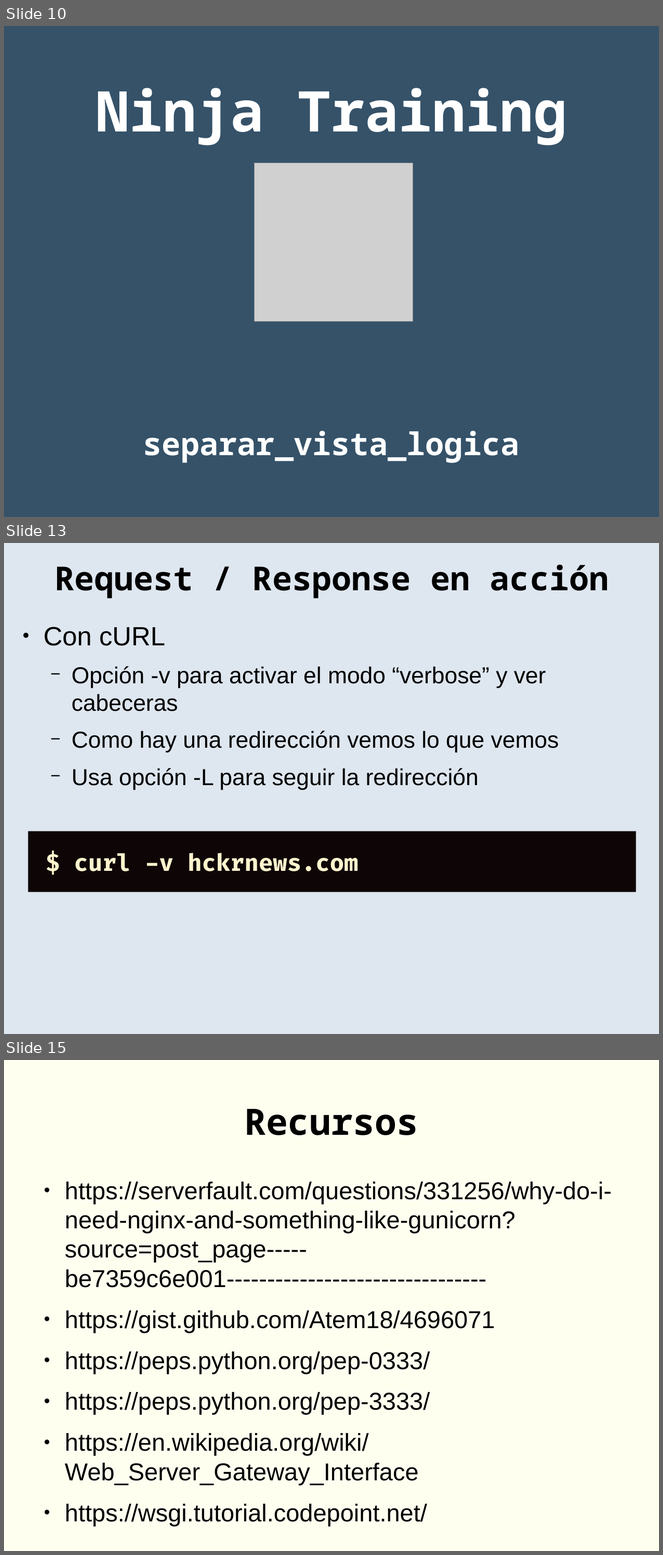
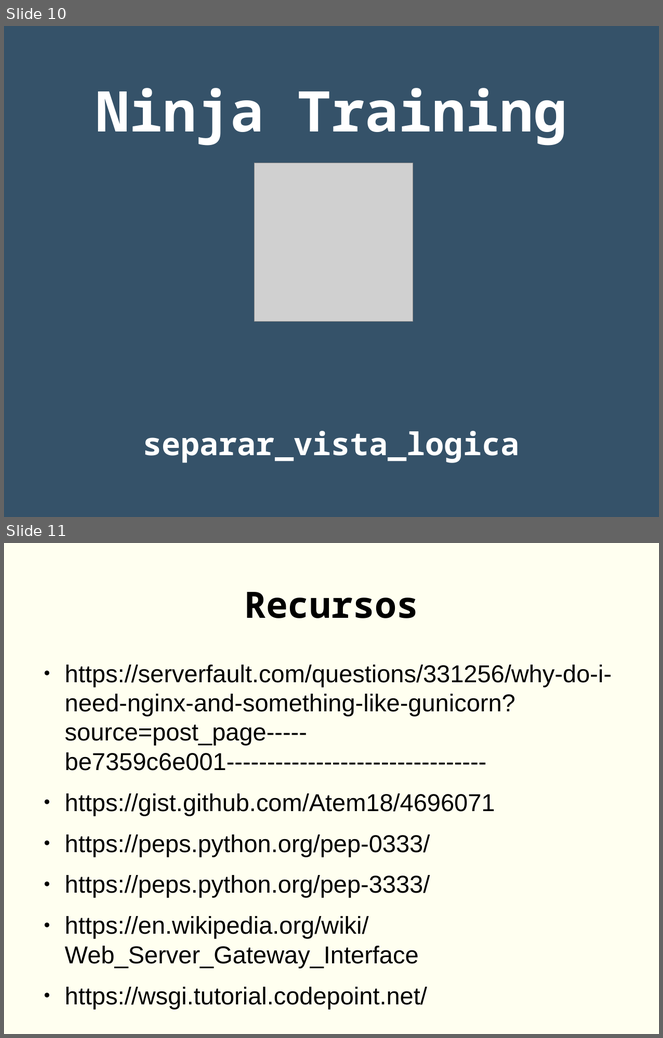
Before and after one commit to rgmf/dwes, a slide deck: unidades/03_arquitectura_web_wsgi_asgi/presentacion/02_wsgi_asgi.odp. Shown one above the other, each under a label of ours: slides 10, 13 and 15 before the commit, slides 10 and 11 after it; the slides between them are not shown. The pictures are 663x1555 and 663x1038 pixels, drawn with LibreOffice and Linux fonts; fonts in the diff are those of the drawing; grey boxes stand for pictures. Boxes give left, top, right and bottom in pixels: in the first picture for what was removed or moved away, otherwise in the second. Text is boxed around its words. In the diff, an @@ line names an element or a change of style, - is before the commit and + after.

```diff
--- a/unidades/03_arquitectura_web_wsgi_asgi/presentacion/02_wsgi_asgi.odp
+++ b/unidades/03_arquitectura_web_wsgi_asgi/presentacion/02_wsgi_asgi.odp
@@ slide 13 removed at (4, 543, 659, 1034), background #DEE6EF @@
@@ title removed at (54, 564, 609, 599) @@
-Request / Response en acción
@@ text removed at (44, 627, 559, 790) @@
-● Con cURL
-  − Opción -v para activar el modo “verbose” y ver cabeceras
-  − Como hay una redirección vemos lo que vemos
-  − Usa opción -L para seguir la redirección
@@ rectangle removed at (28, 832, 637, 892) @@
-$ curl -v hckrnews.com
@@ what was slide 15 is now slide 11 @@
```
Also in this commit, not shown: 3 other slides removed, 13 other files.
